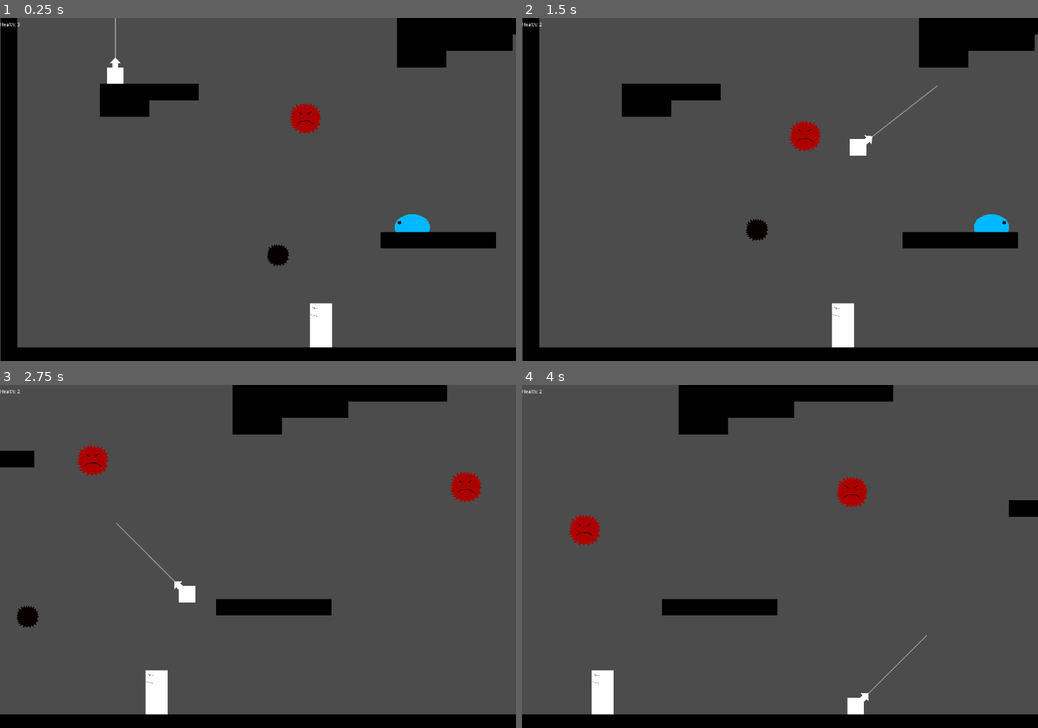
Above: before the commit, frames 1-4 (two rows, left to right).
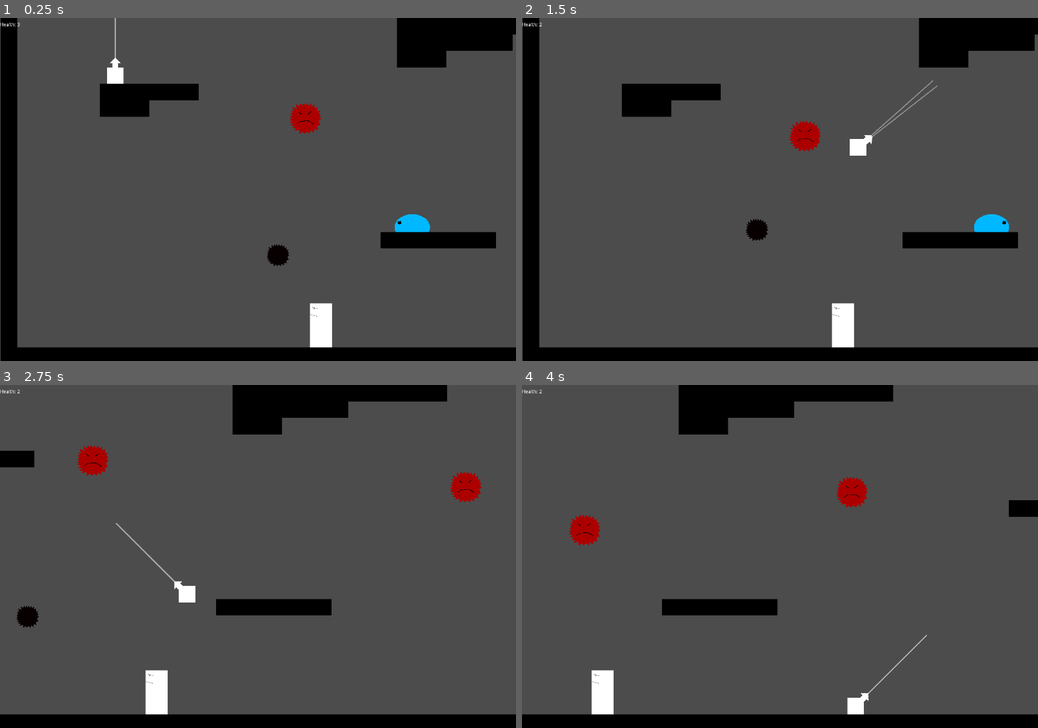
Above: after the commit, the same moments.

Repository: cjsweeten101/dws
Game: Godot game, scene res://Levels/TestingLevel.tscn
The game is run twice, just before and just after one commit, with the same random seed, the same clock (stepped at 60 frames per second) and the same inputs.
Inputs:
- Up to frame 1 (0.25 s): no input
- Up to frame 2 (1.5 s): tap Enter (action) at 0.5, 1.35 s; hold Enter (action) 0.53-1.28 s; hold D (right) from 0.53 s (still down)
- Up to frame 3 (2.75 s): release D (right) at 2.03 s; hold A (left) from 2.03 s (still down); hold Enter (action) from 2.03 s (still down)
- Up to frame 4 (4 s): release A (left) at 2.78 s; release Enter (action) at 2.78 s; hold D (right) from 2.78 s (still down); tap Enter (action) at 2.85 s; hold Enter (action) from 3.53 s (still down)

The runs differ from the first frame. In frame 1, less than 0.1% of the frame differs, in the area x 22-23%, y 0-12%; in frame 2, less than 0.1%, in the area x 66-80%, y 18-36%; in frame 3, less than 0.1%; in frame 4, less than 0.1%.
Error after the commit: Invalid call. Nonexistent function 'append' in base 'Nil'. (res://Player/Hooks/BasicWeapon.gd:92)

Commit message:
just about to do some crazy shit

Diff:
--- /dev/null
+++ b/Player/Hooks/BallWeapon.gd
@@ -0,0 +1,15 @@
+extends Node2D
+
+# class member variables go here, for example:
+# var a = 2
+# var b = "textvar"
+
+func _ready():
+	# Called when the node is added to the scene for the first time.
+	# Initialization here
+	pass
+
+#func _process(delta):
+#	# Called every frame. Delta is time since last frame.
+#	# Update game logic here.
+#	pass
--- /dev/null
+++ b/Player/Hooks/BallWeapon.tscn
@@ -0,0 +1,7 @@
+[gd_scene load_steps=2 format=2]
+
+[ext_resource path="res://Player/Hooks/BallWeapon.gd" type="Script" id=1]
+
+[node name="BallWeapon" type="Node2D"]
+
+script = ExtResource( 1 )
--- /dev/null
+++ b/Player/Hooks/BasicWeapon.gd
@@ -0,0 +1,120 @@
+extends Node2D
+
+var grapple_points = []
+onready var rays = [$GrappleCast, $GrappleCast/EdgeRay1, $GrappleCast/EdgeRay2]
+var grappled = false
+var reel_in_speed = 75
+var max_speed = 700
+var just_released
+var grapple_point
+var grapple_cooled_down = true
+var reel_first_pass = true
+var grapple_length = 0
+
+
+
+
+func _physics_process(delta):
+	if grappled:
+		_check_for_break()
+
+func set_rotation(x_speed):
+	if grappled:
+		just_released = true
+		$GrappleCast.rotation = (grapple_point - global_position).normalized().angle()
+	else:
+		if just_released:
+				$GrappleCast.rotation_degrees = 180 + x_speed/max_speed*(45)
+				just_released = false
+		else:
+			$GrappleCast.rotation_degrees = lerp($GrappleCast.rotation_degrees, 180 + x_speed/max_speed*(45), 0.2)
+
+func fire():
+	if _rays_colliding():
+		grappled = true
+		grapple_point = _get_ray_collision_point()
+		grapple_points = [grapple_point]
+		grapple_cooled_down = false
+	else:
+		grappled = false
+		_draw_miss()
+
+func _get_ray_collision_point():
+	var points = []
+	for ray in rays:
+		if ray.is_colliding():
+			points.append(ray.get_collision_point())
+	return points[0]
+
+func _rays_colliding():
+	for ray in rays:
+		if ray.is_colliding():
+			if ray.get_collider().is_in_group("enemies"):
+				ray.get_collider().grapple_hit()
+			return true
+	return false
+
+func release():
+	grappled = false
+	grapple_points = null
+	grapple_point = null
+	reel_first_pass = true
+	if $GrappleCoolDown.is_stopped():
+			$GrappleCoolDown.start()
+	update()
+
+func is_grappled():
+	pass
+
+func get_reel_speed():
+	grapple_point = grapple_points[grapple_points.size()-1]
+	var grapple_vector = (grapple_point - global_position)
+	if grapple_vector.length() > grapple_length+5 and !reel_first_pass:
+		release()
+	if reel_first_pass:
+		reel_first_pass = false
+
+	grapple_length = grapple_vector.length()
+	_draw_grapple_hook(grapple_points[0] - global_position)
+	return grapple_vector.normalized()*reel_in_speed
+
+func _check_for_break():
+	if $GrappleCast.is_colliding():
+		if $GrappleCast.get_collision_point().round() != grapple_point.round():
+			if grapple_points.size() > 2:
+				release()
+			else:
+				if round($GrappleCast.get_collision_point().y) != round(grapple_points[grapple_points.size() - 1].y):
+					grapple_points.append($GrappleCast.get_collision_point())
+
+func _draw_miss():
+	var angle = $GrappleCast.rotation
+	grapple_points.append($GrappleCast/ArrowSprite.global_position + (Vector2(0,1).rotated(angle)*275))
+	_draw_grapple_hook(Vector2(0,1).rotated(angle)*300)
+	if $MissDisplay.is_stopped():
+		$MissDisplay.start()
+
+func _draw_grapple_hook(vect):
+	var size = vect.length()
+	var direction = vect.normalized()
+	$GrappleCast/ArrowSprite.global_position = global_position + vect
+	update()
+
+func _draw():
+	if grapple_points != null:
+		for i in range (0, grapple_points.size()):
+			if i == grapple_points.size() - 1:
+				draw_line(grapple_points[i] - global_position, Vector2(0,0), Color(255,255,255), 2)
+			else:
+				draw_line(grapple_points[i+1]- global_position, grapple_points[i] - global_position, Color(255,255,255), 2)
+
+func _on_MissDisplay_timeout():
+	$GrappleCast/ArrowSprite.position = Vector2(0.095701, 36.381802)
+	grapple_points = []
+	update()
+	if $GrappleCoolDown.is_stopped():
+		$GrappleCoolDown.start()
+
+
+func _on_GrappleCoolDown_timeout():
+	grapple_cooled_down = true
--- /dev/null
+++ b/Player/Hooks/BasicWeapon.tscn
@@ -0,0 +1,70 @@
+[gd_scene load_steps=4 format=2]
+
+[ext_resource path="res://Player/Hooks/BasicWeapon.gd" type="Script" id=1]
+[ext_resource path="res://Player/default_arrow.png" type="Texture" id=2]
+[ext_resource path="res://Player/aiming_sprite.png" type="Texture" id=3]
+
+[node name="BasicWeapon" type="Node2D"]
+
+script = ExtResource( 1 )
+
+[node name="GrappleCast" type="RayCast2D" parent="." index="0"]
+
+rotation = 3.14159
+enabled = true
+exclude_parent = true
+cast_to = Vector2( 0, 1000 )
+collision_mask = 1
+_sections_unfolded = [ "Transform" ]
+
+[node name="EdgeRay1" type="RayCast2D" parent="GrappleCast" index="0"]
+
+position = Vector2( 55, 30 )
+enabled = false
+exclude_parent = true
+cast_to = Vector2( 0, 1000 )
+collision_mask = 1
+_sections_unfolded = [ "Transform" ]
+
+[node name="EdgeRay2" type="RayCast2D" parent="GrappleCast" index="1"]
+
+position = Vector2( -55, 30 )
+enabled = false
+exclude_parent = true
+cast_to = Vector2( 0, 1000 )
+collision_mask = 1
+_sections_unfolded = [ "Transform" ]
+
+[node name="ArrowSprite" type="Sprite" parent="GrappleCast" index="2"]
+
+position = Vector2( 0.095701, 36.3818 )
+scale = Vector2( 1, -1 )
+z_index = -1
+texture = ExtResource( 2 )
+_sections_unfolded = [ "Transform", "Visibility", "Z Index" ]
+
+[node name="AimingSprite" type="Sprite" parent="GrappleCast" index="3"]
+
+modulate = Color( 1, 1, 1, 0.392157 )
+position = Vector2( -1, 36.3818 )
+texture = ExtResource( 3 )
+centered = false
+_sections_unfolded = [ "Offset", "Transform", "Visibility" ]
+
+[node name="MissDisplay" type="Timer" parent="." index="1"]
+
+process_mode = 1
+wait_time = 0.1
+one_shot = false
+autostart = false
+
+[node name="GrappleCoolDown" type="Timer" parent="." index="2"]
+
+process_mode = 1
+wait_time = 1.0
+one_shot = false
+autostart = false
+
+[connection signal="timeout" from="MissDisplay" to="." method="_on_MissDisplay_timeout"]
+
+[connection signal="timeout" from="GrappleCoolDown" to="." method="_on_GrappleCoolDown_timeout"]
--- a/Player/Player.gd
+++ b/Player/Player.gd
@@ -31,9 +31,14 @@
 
 var touch_action = false
 var touch_release = false
-
-
-func ready():
+onready var default_weapon = preload("res://Player/Hooks/BasicWeapon.tscn")
+var current_weapon
+
+var just_grappled
+
+func _ready():
+	current_weapon = default_weapon.instance()
+	add_child(current_weapon)
 	current_speed = move_and_slide(gravity, UP)
 
 func _draw():
@@ -45,6 +50,7 @@
 				draw_line(grapple_points[i+1]- global_position, grapple_points[i] - global_position, Color(255,255,255), 2)
 
 func _physics_process(delta):
+	current_weapon.set_rotation(current_speed.x)
 	move()
 	if $MissDisplay.is_stopped():
 		set_grapple_direction()
@@ -68,6 +74,8 @@
 
 	if (Input.is_action_just_pressed("action") or touch_action) and !grappled and grapple_cooled_down:
 		touch_action = false
+		#So the grapple_object should handle all diss
+		current_weapon.fire()
 		if rays_colliding():
 		#if $GrappleCast.is_colliding():
 		#	if $GrappleCast.get_collider().is_in_group("enemies"):
@@ -77,10 +85,13 @@
 			draw_miss()
 	elif (Input.is_action_just_released("action") or touch_release) or grapple_off:
 		touch_release = false
+		#And dis guy right here
+		current_weapon.release()
 		set_grappled(false, 0)
 		grapple_off = false
 
 	if friction == true:
+		#oooo gunna have to return a grappled young guy maybe?
 		if grappled:
 			current_speed.x = lerp(current_speed.x, 0, grapple_friction)
 		elif is_on_floor():
@@ -88,6 +99,7 @@
 		else:
 			current_speed.x = lerp(current_speed.x, 0, air_friction)
 
+#Dis def go right in der
 func rays_colliding():
 	for ray in rays:
 		if ray.is_colliding():
@@ -96,6 +108,7 @@
 			return true
 	return false
 
+#And Dis
 func get_ray_collision_point():
 	var points = []
 	for ray in rays:
@@ -103,6 +116,7 @@
 			points.append(ray.get_collision_point())
 	return points[0]
 
+#Dis guy as well
 func draw_miss():
 	var angle = $GrappleCast.rotation
 	grapple_points.append($GrappleCast/ArrowSprite.global_position + (Vector2(0,1).rotated(angle)*275))
@@ -110,6 +124,7 @@
 	if $MissDisplay.is_stopped():
 		$MissDisplay.start()
 
+#ooo a scary one
 func set_grapple_direction():
 	if grappled:
 		just_released = true
@@ -121,6 +136,7 @@
 		else:
 			$GrappleCast.rotation_degrees = lerp($GrappleCast.rotation_degrees, 180 + current_speed.x/max_speed*(45), 0.2)
 
+#Also scary
 func reel_in():
 	grapple_point = grapple_points[grapple_points.size()-1]
 	var grapple_vector = (grapple_point - global_position)
@@ -133,12 +149,14 @@
 	current_speed += grapple_vector.normalized()*reel_in_speed
 	draw_grapple_hook(grapple_points[0] - global_position)
 
+#Yuuuup
 func draw_grapple_hook(vect):
 	var size = vect.length()
 	var direction = vect.normalized()
 	$GrappleCast/ArrowSprite.global_position = global_position + vect
 	update()
 
+#Wow so much code gunna leave the player
 func check_for_break():
 	if $GrappleCast.is_colliding():
 		if $GrappleCast.get_collision_point().round() != grapple_point.round():
@@ -148,6 +166,7 @@
 				if round($GrappleCast.get_collision_point().y) != round(grapple_points[grapple_points.size() - 1].y):
 					grapple_points.append($GrappleCast.get_collision_point())
 
+#Jesus H Christ
 func set_grappled(booly, point):
 	if booly == true:
 		$GrappleCast/AimingSprite.visible = false
--- a/UI/RootUI.tscn
+++ b/UI/RootUI.tscn
@@ -4,7 +4,7 @@
 [ext_resource path="res://UI/TopBar.tscn" type="PackedScene" id=2]
 [ext_resource path="res://UI/TouchButtonUI.tscn" type="PackedScene" id=3]
 
-[node name="RootUI" type="Control" index="0"]
+[node name="RootUI" type="Control"]
 
 anchor_left = 0.0
 anchor_top = 0.0
